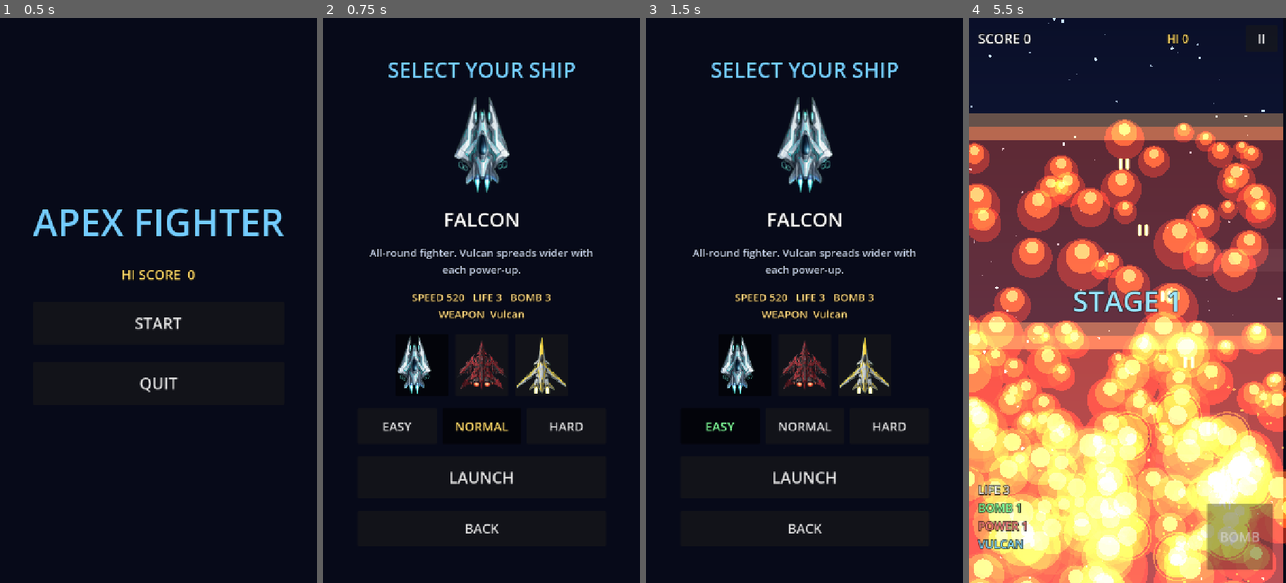
Above: before the commit, frames 1-4 (left to right).
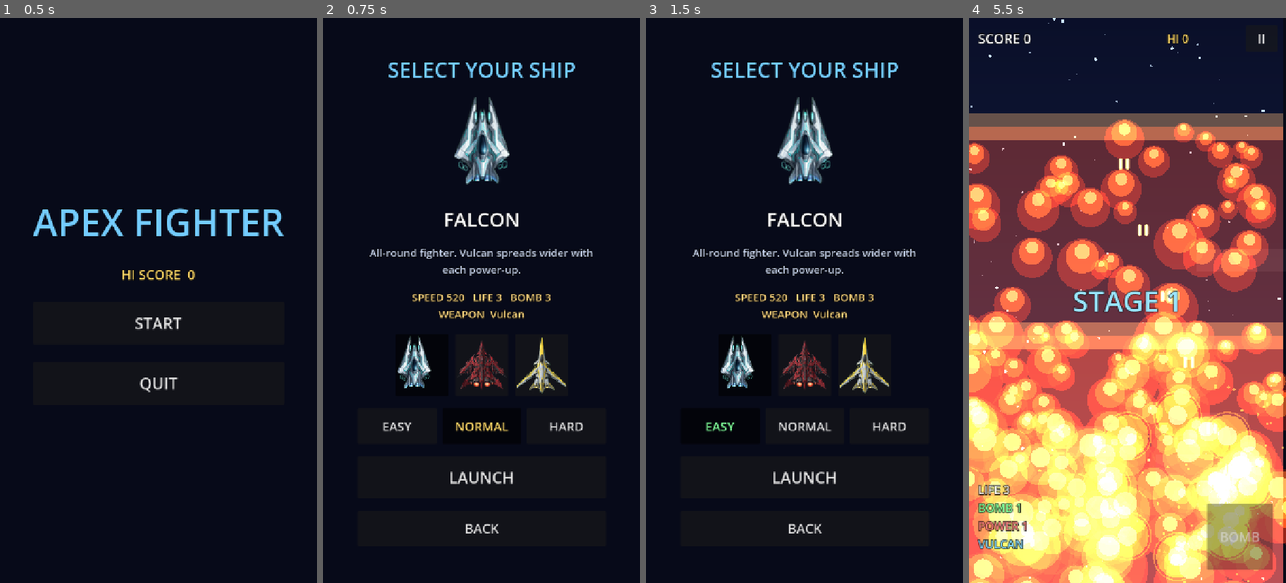
Above: after the commit, the same moments.

Repository: apsmkimo/Apex-Fighter
Game: Godot game, scene res://src/ui/menus/title_screen.tscn
Two runs of this game, one before a commit and one after it. Both use one fixed random seed, a clock stepped at 60 frames per second and the inputs below.
Inputs (mouse positions are in pixels of both pictures, inside the frame that each line leads up to):
- Up to frame 1 (0.5 s): no input
- Up to frame 2 (0.75 s): click "START" at 0.5 s
- Up to frame 3 (1.5 s): click "EASY" at 1.25 s
- Up to frame 4 (5.5 s): click "EASY" at 2 s; click "NORMAL" at 2.75 s; click "NORMAL" at 3.5 s; click "LAUNCH" at 4.25 s; move the mouse to (1197, 272) at 5.02 s; hold Right (move_right) from 5.03 s (still down); hold X (bomb) from 5.03 s (still down); tap Space at 5.27 s

Frame 1 is identical in both runs. In frame 2, 0.1% of the frame differs, in the area x 27-72%, y 28-67%; in frame 3, 0.1%; in frame 4, less than 0.1%.

Commit message:
戰機與 Boss 飛行外觀：左右傾斜（壓窄＋斜切＋明暗 shader）、引擎火焰隨前後速度變化，移除貼圖內建尾焰 [skip ci]

Diff:
--- /dev/null
+++ b/assets/shaders/bank_shade.gdshader
@@ -0,0 +1,14 @@
+shader_type canvas_item;
+// 機身傾斜時的假 3D 明暗：往下沉的那一側變暗，抬起的那一側變亮。
+// bank：-1 ~ 1，正值 = 向右傾（右翼往下）。
+
+uniform float bank = 0.0;
+uniform float shade = 0.45;
+
+void fragment() {
+	float x = (UV.x - 0.5) * 2.0;          // 左 -1 ~ 右 1
+	float f = 1.0 - bank * x * shade;      // 下沉側 < 1，抬起側 > 1
+	COLOR.rgb *= clamp(f, 0.45, 1.5);
+	// 抬起側加一點反光
+	COLOR.rgb += vec3(0.12, 0.16, 0.2) * max(-bank * x, 0.0) * COLOR.a;
+}
--- a/data/enemies/boss_violet_fortress.tres
+++ b/data/enemies/boss_violet_fortress.tres
@@ -37,6 +37,12 @@
 phases = Array[ExtResource("2_b0vpg")]([SubResource("Resource_o2v1i"), SubResource("Resource_2vf2q"), SubResource("Resource_a0cfv")])
 id = &"violet_fortress"
 texture = ExtResource("11_61wsg")
+bank_amount = 0.55
+thruster_offsets = PackedVector2Array(-25, -96, 26, -96)
+thruster_color = Color(1, 0.3, 0.9, 1)
+thruster_width = 24.0
+thruster_length = 40.0
+flight_ref_speed = 110.0
 max_hp = 900
 hit_radius = 85.0
 score = 30000
--- a/data/patterns/move_boss_hover.tres
+++ b/data/patterns/move_boss_hover.tres
@@ -8,3 +8,5 @@
 enter_time = 3.0
 amplitude = 170.0
 period = 6.0
+y_amplitude = 70.0
+y_speed = 0.9
--- a/data/ships/falcon.tres
+++ b/data/ships/falcon.tres
@@ -12,6 +12,11 @@
 sort_order = 0
 unlocked = true
 texture = ExtResource("2_meiqx")
+bank_amount = 1.0
+thruster_offsets = PackedVector2Array(-5, 40, 5.5, 40)
+thruster_color = Color(0.3, 0.9, 1, 1)
+thruster_width = 8.0
+thruster_length = 24.0
 speed = 520.0
 touch_sensitivity = 1.3
 hitbox_radius = 6.0
--- a/data/ships/phoenix.tres
+++ b/data/ships/phoenix.tres
@@ -12,6 +12,11 @@
 sort_order = 1
 unlocked = true
 texture = ExtResource("2_phx")
+bank_amount = 0.7
+thruster_offsets = PackedVector2Array(-10, 38, 10, 38)
+thruster_color = Color(1, 0.4, 0.15, 1)
+thruster_width = 12.0
+thruster_length = 26.0
 speed = 440.0
 touch_sensitivity = 1.2
 hitbox_radius = 7.0
--- a/data/ships/thunderbird.tres
+++ b/data/ships/thunderbird.tres
@@ -12,6 +12,11 @@
 sort_order = 2
 unlocked = true
 texture = ExtResource("2_thb")
+bank_amount = 1.25
+thruster_offsets = PackedVector2Array(-8.5, 36, 9, 36)
+thruster_color = Color(1, 0.85, 0.3, 1)
+thruster_width = 9.0
+thruster_length = 28.0
 speed = 620.0
 touch_sensitivity = 1.4
 hitbox_radius = 5.0
--- /dev/null
+++ b/src/components/flight_visual.gd
@@ -0,0 +1,101 @@
+class_name FlightVisual
+extends Node
+## 飛行外觀：依照實際移動速度做「機身左右傾斜」與「引擎火焰大小」。
+## 只改外觀，不影響判定。玩家與 Boss 共用；設定來自 ShipData / EnemyData。
+##   左右移動 → 機身橫向壓窄＋斜切＋明暗（假 3D 翻滾），外側引擎火焰變大
+##   往前移動 → 引擎火焰拉長變亮
+##   往後移動 → 引擎熄火，只剩餘光
+
+const SHADER := preload("res://assets/shaders/bank_shade.gdshader")
+
+var body: Node2D
+var sprite: Sprite2D
+## 機頭方向（玩家朝上、Boss 朝下）
+var forward := Vector2.UP
+## 傾斜幅度，0 = 不傾斜
+var bank_amount := 1.0
+## 多快的速度算「全力」（像素/秒）
+var ref_speed := 500.0
+var thrusters: Array[Thruster] = []
+
+var bank := 0.0
+var throttle := 1.0
+var _offsets: PackedVector2Array
+var _last_pos := Vector2.ZERO
+var _vel := Vector2.ZERO
+var _mat: ShaderMaterial
+var _base_scale := Vector2.ONE
+
+
+## 建立並掛到 body 底下。offsets 是每個引擎口相對機身中心的位置。
+static func attach(owner_body: Node2D, owner_sprite: Sprite2D, fwd: Vector2, amount: float, speed_ref: float,
+		offsets: PackedVector2Array, color: Color, width: float, length: float) -> FlightVisual:
+	var fv := FlightVisual.new()
+	fv.body = owner_body
+	fv.sprite = owner_sprite
+	fv.forward = fwd.normalized()
+	fv.bank_amount = amount
+	fv.ref_speed = speed_ref
+	fv._offsets = offsets
+	for o in offsets:
+		var t := Thruster.new()
+		t.color = color
+		t.width = width
+		t.length = length
+		t.direction = -fv.forward
+		t.position = o
+		owner_body.add_child(t)
+		fv.thrusters.append(t)
+	owner_body.add_child(fv)
+	return fv
+
+
+func _ready() -> void:
+	_last_pos = body.global_position
+	_base_scale = sprite.scale
+	if bank_amount > 0.0:
+		_mat = ShaderMaterial.new()
+		_mat.shader = SHADER
+		sprite.material = _mat
+
+
+func _process(delta: float) -> void:
+	if delta <= 0.0:
+		return
+	var v := (body.global_position - _last_pos) / delta
+	_last_pos = body.global_position
+	if v.length() > ref_speed * 6.0:
+		v = Vector2.ZERO  # 瞬間移位（重生等）不算
+	_vel = _vel.lerp(v, 1.0 - exp(-delta * 12.0))
+
+	# 左右傾斜：以機頭方向的右側為正
+	var right := Vector2(-forward.y, forward.x)
+	var side := clampf(_vel.dot(right) / ref_speed, -1.0, 1.0)
+	var target_bank := side * bank_amount
+	var rate := 10.0 if absf(target_bank) > absf(bank) else 5.0   # 回正慢一點，比較有重量感
+	bank = lerpf(bank, target_bank, 1.0 - exp(-delta * rate))
+	if bank_amount > 0.0:
+		# 機頭朝下的 Boss，畫面上的左右跟機身的左右相反
+		var screen_bank := bank * (1.0 if forward.y <= 0.0 else -1.0)
+		sprite.scale = Vector2(_base_scale.x * (1.0 - absf(bank) * 0.22), _base_scale.y)
+		sprite.skew = screen_bank * 0.10
+		_mat.set_shader_parameter(&"bank", clampf(screen_bank, -1.0, 1.0))
+
+	# 前後：往前加大火焰，往後熄火
+	var fwd := _vel.dot(forward) / ref_speed
+	var target_throttle := 1.0
+	if fwd > 0.0:
+		target_throttle = 1.0 + clampf(fwd * 1.6, 0.0, 0.9)
+	else:
+		target_throttle = clampf(1.0 + fwd * 3.0, 0.0, 1.0)
+	throttle = lerpf(throttle, target_throttle, 1.0 - exp(-delta * 10.0))
+
+	var squeeze := sprite.scale.x / _base_scale.x
+	for i in thrusters.size():
+		var t := thrusters[i]
+		var o := _offsets[i]
+		t.position = Vector2(o.x * squeeze, o.y)
+		# 轉彎時外側引擎噴得比較大
+		var outer := 1.0 - signf(o.x) * bank * 0.35 * (1.0 if forward.y <= 0.0 else -1.0)
+		t.throttle = throttle * clampf(outer, 0.6, 1.4) if throttle > 0.05 else throttle
+		t.visible = sprite.visible
--- /dev/null
+++ b/src/effects/thruster.gd
@@ -0,0 +1,48 @@
+class_name Thruster
+extends Node2D
+## 引擎火焰（程式繪製、加亮混合）。throttle：0 = 熄火只剩餘光，1 = 一般，約 1.8 = 全力衝刺。
+
+var color := Color(0.3, 0.9, 1.0)
+var width := 10.0
+var length := 26.0
+## 火焰噴出的方向（玩家朝下、Boss 朝上）
+var direction := Vector2.DOWN
+var throttle := 1.0
+
+var _t := 0.0
+
+
+func _ready() -> void:
+	var mat := CanvasItemMaterial.new()
+	mat.blend_mode = CanvasItemMaterial.BLEND_MODE_ADD
+	material = mat
+	z_index = -1   # 畫在機身後面
+	_t = randf() * 10.0
+
+
+func _process(delta: float) -> void:
+	_t += delta
+	queue_redraw()
+
+
+func _draw() -> void:
+	draw_set_transform(Vector2.ZERO, direction.angle() - PI / 2.0)
+	# 引擎口餘光（熄火也會有）
+	draw_circle(Vector2.ZERO, width * 0.4, Color(color.r, color.g, color.b, 0.35))
+	if throttle < 0.05:
+		return
+	var flick := 0.88 + 0.12 * sin(_t * 47.0) + 0.06 * sin(_t * 113.0)
+	var l := length * throttle * flick
+	var bright := clampf(throttle, 0.0, 1.6)
+	_flame(width * 1.5, l, Color(color.r, color.g, color.b, 0.28 * bright))
+	_flame(width, l * 0.8, Color(color.r, color.g, color.b, 0.75 * minf(bright, 1.0)))
+	_flame(width * 0.45, l * 0.5, Color(1, 1, 1, 0.9))
+
+
+## 一層水滴形火焰：引擎口寬、尾端尖。往 +Y 方向畫（外面已經旋轉好）
+func _flame(w: float, l: float, c: Color) -> void:
+	var h := w / 2.0
+	var pts := PackedVector2Array([
+		Vector2(-h, 0), Vector2(-h * 0.9, l * 0.25), Vector2(-h * 0.55, l * 0.6), Vector2(0, l),
+		Vector2(h * 0.55, l * 0.6), Vector2(h * 0.9, l * 0.25), Vector2(h, 0)])
+	draw_colored_polygon(pts, c)
--- a/src/entities/enemies/enemy.gd
+++ b/src/entities/enemies/enemy.gd
@@ -41,6 +41,10 @@
 	health.died.connect(_on_died)
 	emitter.configure(data.bullet_pattern, diff.scale_interval(data.fire_interval) if diff else data.fire_interval, data.first_fire_delay)
 	emitter.enabled = false
+	if data.bank_amount > 0.0 or not data.thruster_offsets.is_empty():
+		# 敵機機頭朝下
+		FlightVisual.attach(self, sprite, Vector2.DOWN, data.bank_amount, data.flight_ref_speed,
+				data.thruster_offsets, data.thruster_color, data.thruster_width, data.thruster_length)
 
 
 func _physics_process(delta: float) -> void:
--- a/src/entities/enemies/enemy_data.gd
+++ b/src/entities/enemies/enemy_data.gd
@@ -8,6 +8,17 @@
 @export var hit_radius := 22.0
 @export var score := 100
 @export var explosion_scale := 1.0
+
+@export_group("Flight Visual")
+## 機身左右傾斜幅度（0 = 不傾斜）
+@export var bank_amount := 0.0
+## 引擎口位置（相對機身中心）；空的就不畫引擎火焰
+@export var thruster_offsets: PackedVector2Array = PackedVector2Array()
+@export var thruster_color := Color(1.0, 0.3, 0.9)
+@export var thruster_width := 14.0
+@export var thruster_length := 30.0
+## 多快的移動速度算「全力」（像素/秒），決定傾斜與火焰變化的靈敏度
+@export var flight_ref_speed := 120.0
 
 @export_group("Movement")
 ## 預設移動方式，波次可以覆寫
--- a/src/entities/player/player.gd
+++ b/src/entities/player/player.gd
@@ -48,6 +48,8 @@
 	missiles.level = GameManager.missile_level
 	Events.weapon_changed.connect(func(w: Resource) -> void: weapon.data = w as WeaponData)
 	Events.missile_changed.connect(func(lv: int) -> void: missiles.level = lv)
+	FlightVisual.attach(self, sprite, Vector2.UP, ship.bank_amount, maxf(ship.speed * 0.8, 300.0),
+			ship.thruster_offsets, ship.thruster_color, ship.thruster_width, ship.thruster_length)
 	area_entered.connect(_on_hurt)
 	pickup_area.area_entered.connect(_on_pickup)
 	Events.power_changed.connect(_on_power_changed)
--- a/src/entities/player/ship_data.gd
+++ b/src/entities/player/ship_data.gd
@@ -11,6 +11,13 @@
 
 @export_group("Visual")
 @export var texture: Texture2D
+## 機身左右傾斜幅度（0 = 不傾斜，1 = 標準）
+@export var bank_amount := 1.0
+## 引擎口位置（相對機身中心），每個位置會畫一道火焰
+@export var thruster_offsets: PackedVector2Array = PackedVector2Array([Vector2(0, 40)])
+@export var thruster_color := Color(0.3, 0.9, 1.0)
+@export var thruster_width := 10.0
+@export var thruster_length := 26.0
 
 @export_group("Handling")
 ## 鍵盤移動速度（像素/秒）
--- a/src/patterns/movement/move_hover.gd
+++ b/src/patterns/movement/move_hover.gd
@@ -7,6 +7,9 @@
 @export var amplitude := 170.0
 ## 左右一趟的秒數
 @export var period := 6.0
+## 前後（上下）來回的幅度與速度
+@export var y_amplitude := 20.0
+@export var y_speed := 1.3
 
 
 func offset_at(t: float) -> Vector2:
@@ -14,4 +17,4 @@
 		var k := 1.0 - pow(1.0 - t / enter_time, 2.0)
 		return Vector2(0, stop_distance * k)
 	var s := t - enter_time
-	return Vector2(amplitude * sin(s / period * TAU), stop_distance + 20.0 * sin(s * 1.3))
+	return Vector2(amplitude * sin(s / period * TAU), stop_distance + y_amplitude * sin(s * y_speed))
Not shown, added: assets/shaders/bank_shade.gdshader.uid
Binary file changed: assets/sprites/enemies/boss_violet_fortress.png
Binary file changed: assets/sprites/player/ship_falcon.png
Binary file changed: assets/sprites/player/ship_thunderbird.png
Not shown, added: src/components/flight_visual.gd.uid
Not shown, added: src/effects/thruster.gd.uid
